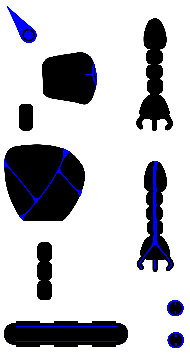
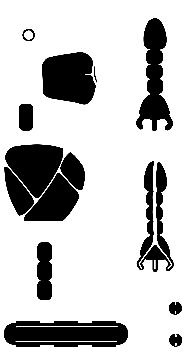
Two versions of the same layered image (190×353). Layer-by-layer changes:
added group "Group 1" with 10 layers above "Layer 1" over 4, 6, 184, 348
moved "Layer 12" into group "Group 1", painted on it over 138, 161, 173, 270
moved "Layer 10" into group "Group 1", painted on it over 7, 6, 37, 43
moved "Layer 9" into group "Group 1", painted on it over 85, 55, 97, 93
moved "Layer 8" into group "Group 1", painted on it over 4, 148, 82, 221
moved "Layer 4" into group "Group 1", painted on it over 167, 300, 184, 316
moved "Layer 3" into group "Group 1", painted on it over 167, 332, 184, 348
moved "Layer 11" into group "Group 1", painted on it over 15, 326, 118, 342
